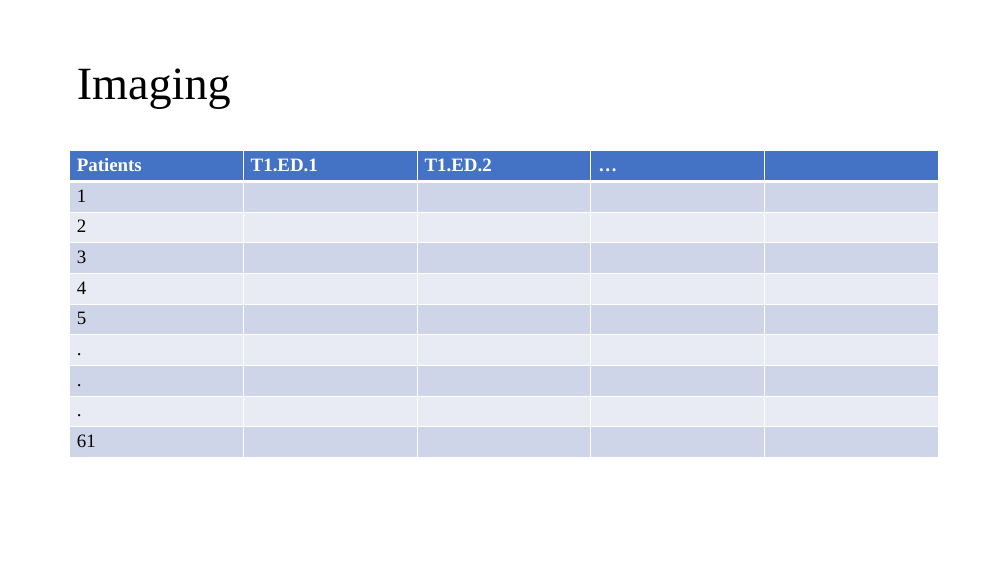
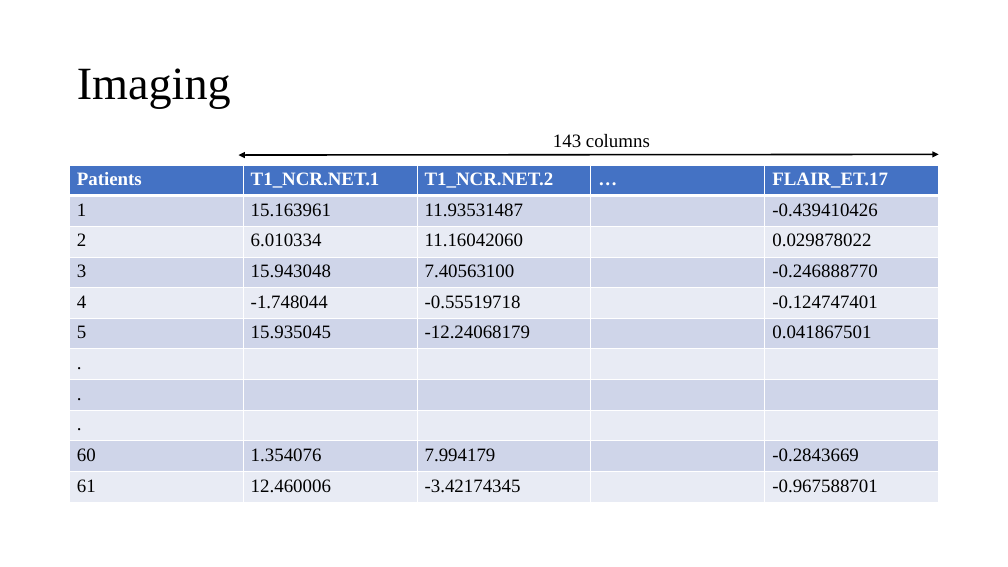
Before and after one commit to Sanchayan-Bhowal/BDSI-Data-mining, a slide deck: slide 6 of ResearchPreviewSlide.pptx (slide 8 before the commit). Drawn at 1008x567 pixels with LibreOffice and Linux fonts; fonts in the diff are those of the drawing; background and template pictures are left out. Boxes give left, top, right and bottom in pixels: in the first picture for what was removed or moved away, otherwise in the second. Text is boxed around its words. In the diff, an @@ line names an element or a change of style, - is before the commit and + after.

```diff
--- a/ResearchPreviewSlide.pptx
+++ b/ResearchPreviewSlide.pptx
@@ text added at (x1=553, y1=134, x2=650, y2=148), 18 pt, text #000000 @@
+143 columns
@@ table at (x1=70, y1=165, x2=939, y2=502) @@
-row 1: Patients | T1.ED.1 | T1.ED.2 | … | 
+row 1: Patients | T1_NCR.NET.1 | T1_NCR.NET.2 | … | FLAIR_ET.17
-row 2: 1 |  |  |  | 
+row 2: 1 | 15.163961 | 11.93531487 |  | -0.439410426
-row 3: 2 |  |  |  | 
+row 3: 2 | 6.010334 | 11.16042060 |  | 0.029878022
-row 4: 3 |  |  |  | 
+row 4: 3 | 15.943048 | 7.40563100 |  | -0.246888770
-row 5: 4 |  |  |  | 
+row 5: 4 | -1.748044 | -0.55519718 |  | -0.124747401
-row 6: 5 |  |  |  | 
+row 6: 5 | 15.935045 | -12.24068179 |  | 0.041867501
-row 10: 61 |  |  |  | 
+row 10: 60 | 1.354076 | 7.994179 |  | -0.2843669
+row 11: 61 | 12.460006 | -3.42174345 |  | -0.967588701
@@ table resized from (x1=70, y1=151, x2=939, y2=458) to (x1=70, y1=165, x2=939, y2=502) @@
@@ double arrow added from (239, 155) to (939, 154), #000000 1.5 pt @@
```
Also in this commit, not shown: 5 other slides changed, 1 slide added, 3 slides removed, 1 other file.
